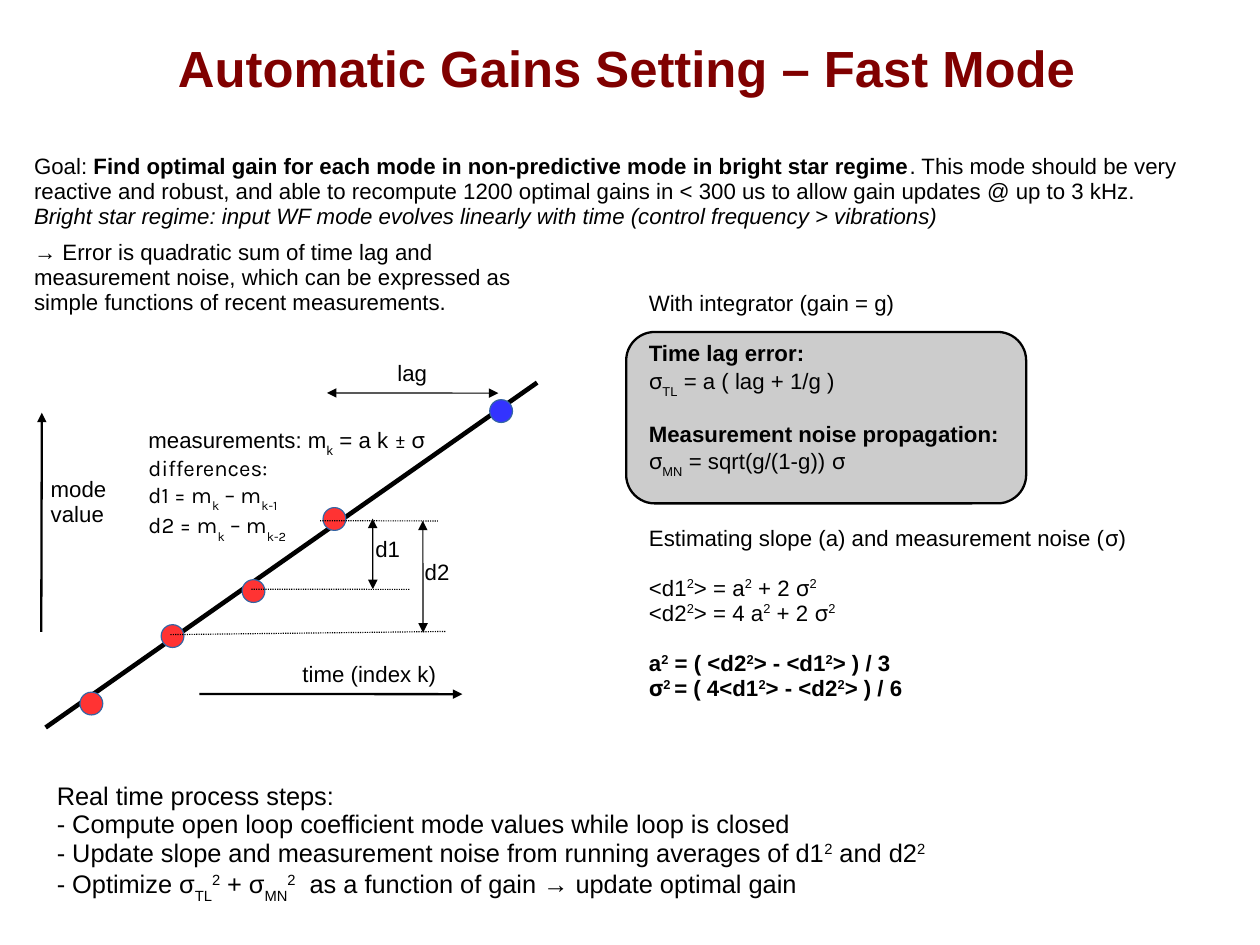
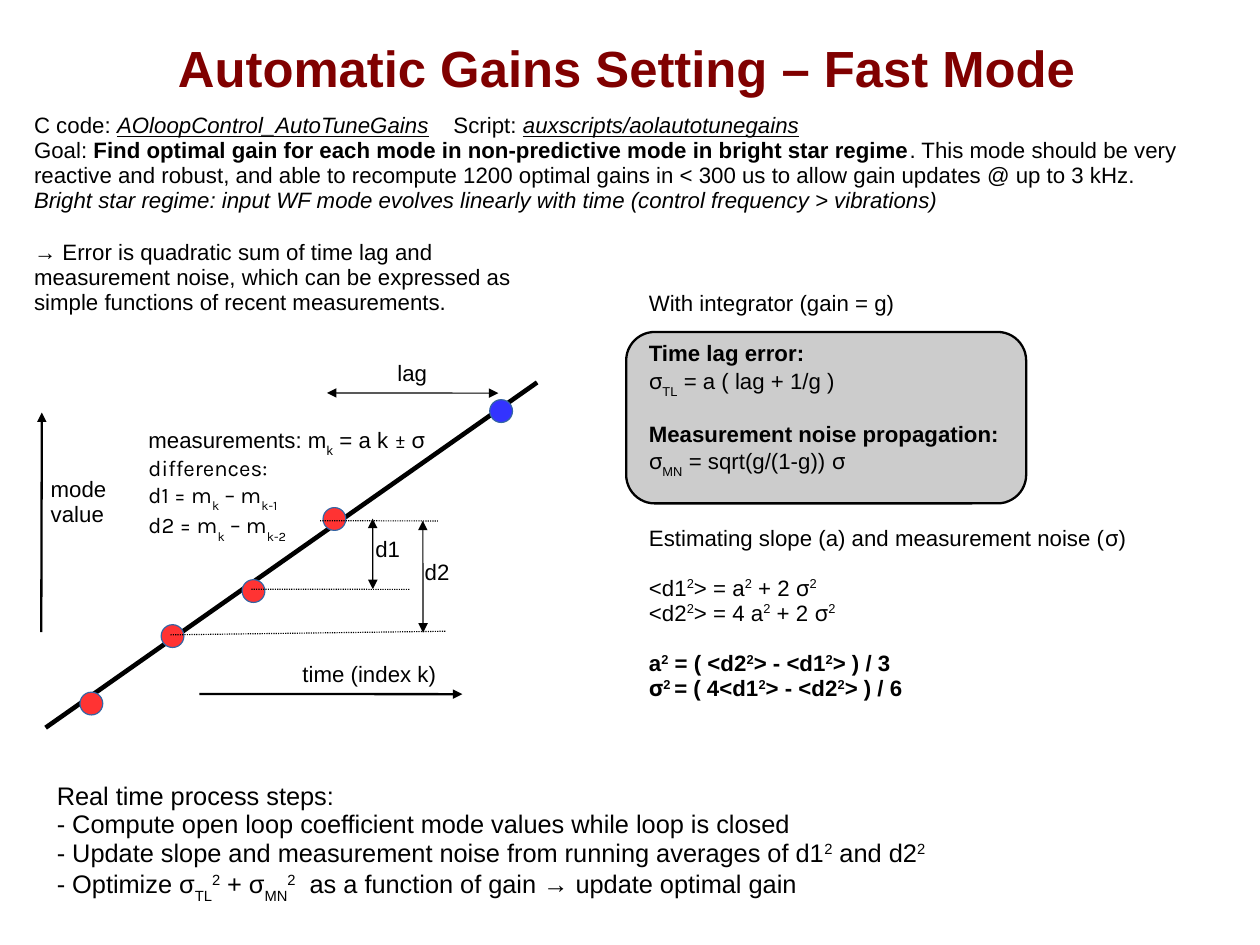
Before and after one commit to oguyon/Cfits, a slide deck: slide 14 of src/AOloopControl/doc/AOloopControl_figs.ppt. Drawn at 1260x945 pixels with LibreOffice and Linux fonts; fonts in the diff are those of the drawing. Boxes give left, top, right and bottom in pixels: in the first picture for what was removed or moved away, otherwise in the second. Text is boxed around its words. In the diff, an @@ line names an element or a change of style, - is before the commit and + after.

```diff
--- a/src/AOloopControl/doc/AOloopControl_figs.ppt
+++ b/src/AOloopControl/doc/AOloopControl_figs.ppt
@@ text "C code: AOloopControl_AutoTuneGains Script: auxscripts/aolau ...": place and size @@
-text "C code: AOloopControl_AutoTuneGains Script: auxscripts/aolau ..." at (34,158,1176,229)
+text "C code: AOloopControl_AutoTuneGains Script: auxscripts/aolau ..." at (34,117,1176,213)
@@ text at (34,117,799,138): paragraph added @@
+C code: AOloopControl_AutoTuneGains Script: auxscripts/aolautotunegains
```
Also in this commit, not shown: 2 other slides changed, 1 slide added, 3 other files.
